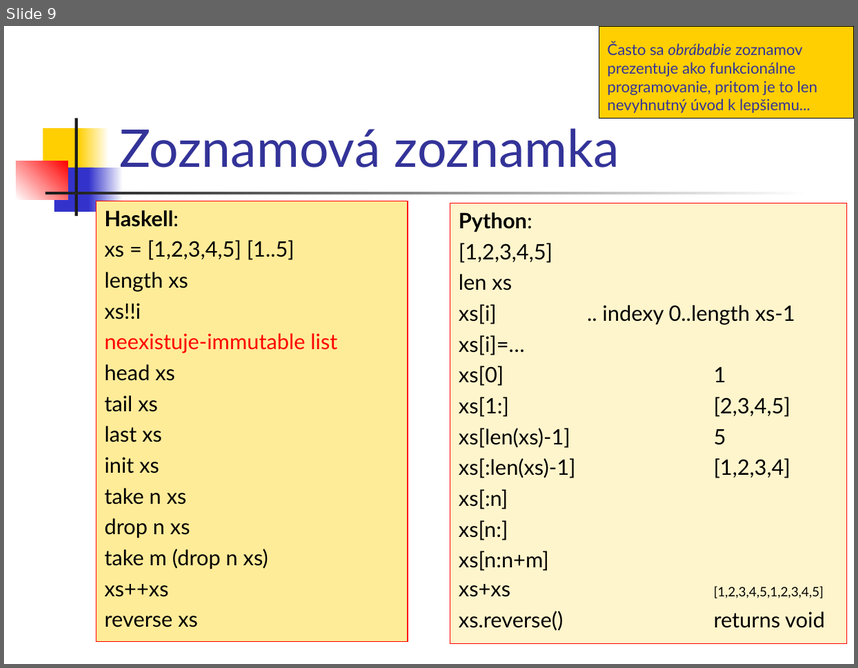
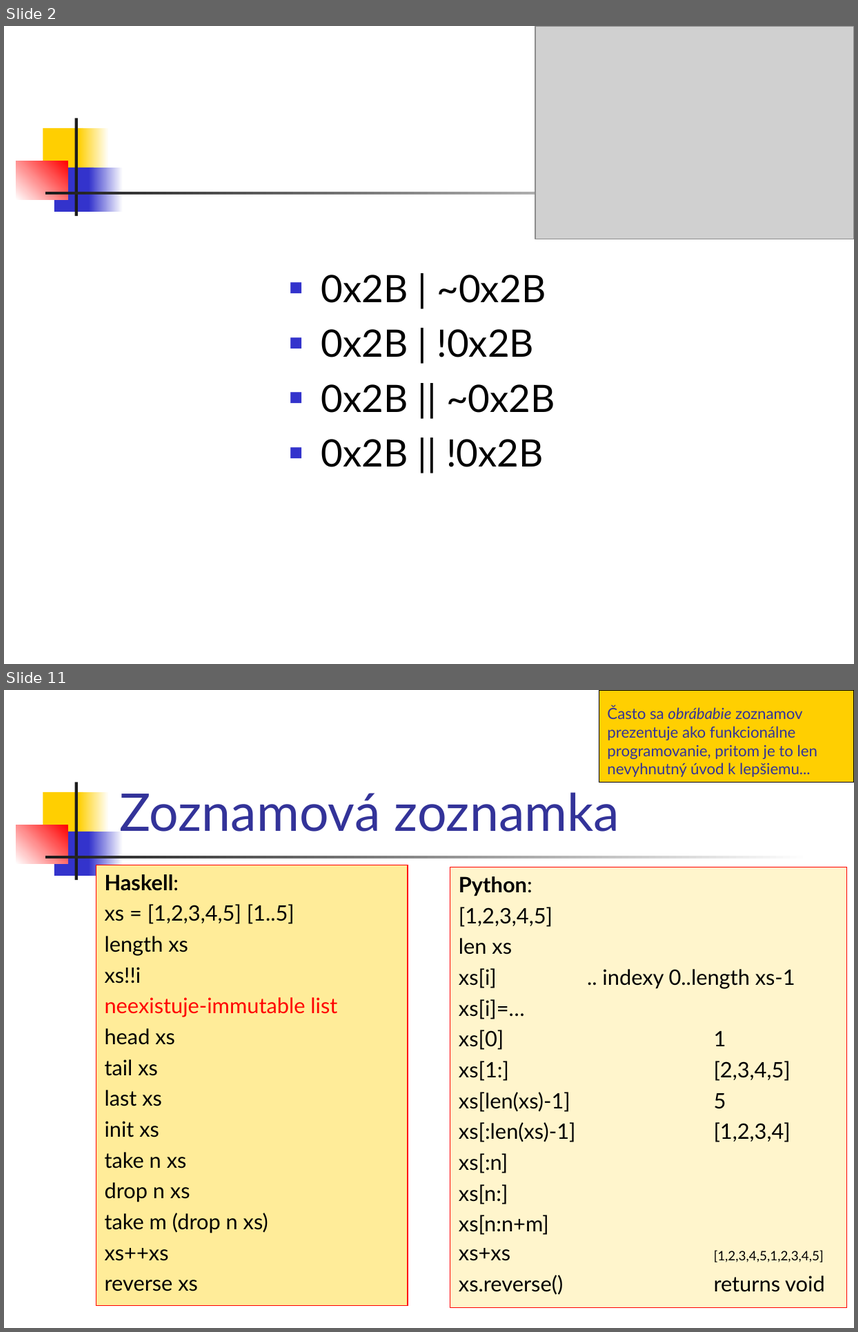
Before and after one commit to Funkcionalne/Prednasky, a slide deck: 02/02_fpro.ppt. Shown one above the other, each under a label of ours: slide 9 before the commit, slides 2 and 11 after it; the slides between them are not shown. The pictures are 858x668 and 858x1332 pixels, drawn with LibreOffice and Linux fonts; fonts in the diff are those of the drawing; grey boxes stand for pictures. Boxes give left, top, right and bottom in pixels: in the first picture for what was removed or moved away, otherwise in the second. Text is boxed around its words. In the diff, an @@ line names an element or a change of style, - is before the commit and + after.

```diff
--- a/02/02_fpro.ppt
+++ b/02/02_fpro.ppt
@@ slide 2 added at (4, 26, 854, 664), background #FFFFFF; not listed: 7 template elements that a slide beside it also shows @@
@@ picture added at (535, 26, 854, 239) @@
@@ text added at (321, 274, 555, 467), 32 pt, text #000000 @@
+■ 0x2B | ~0x2B
+■ 0x2B | !0x2B
+■ 0x2B || ~0x2B
+■ 0x2B || !0x2B
@@ what was slide 9 is now slide 11 @@
```
Also in this commit, not shown: 17 slides changed, 1 other slide added, 1 other file.
